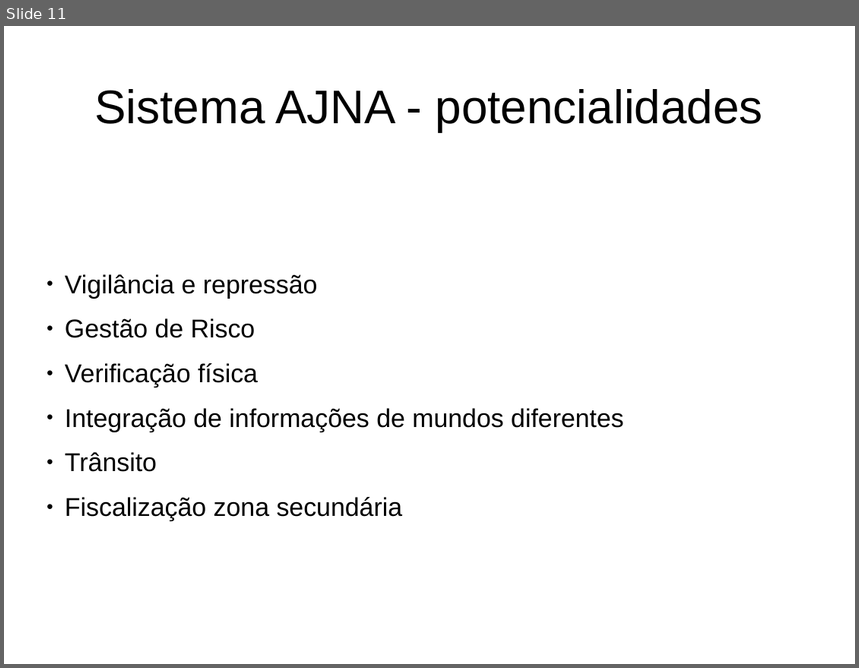
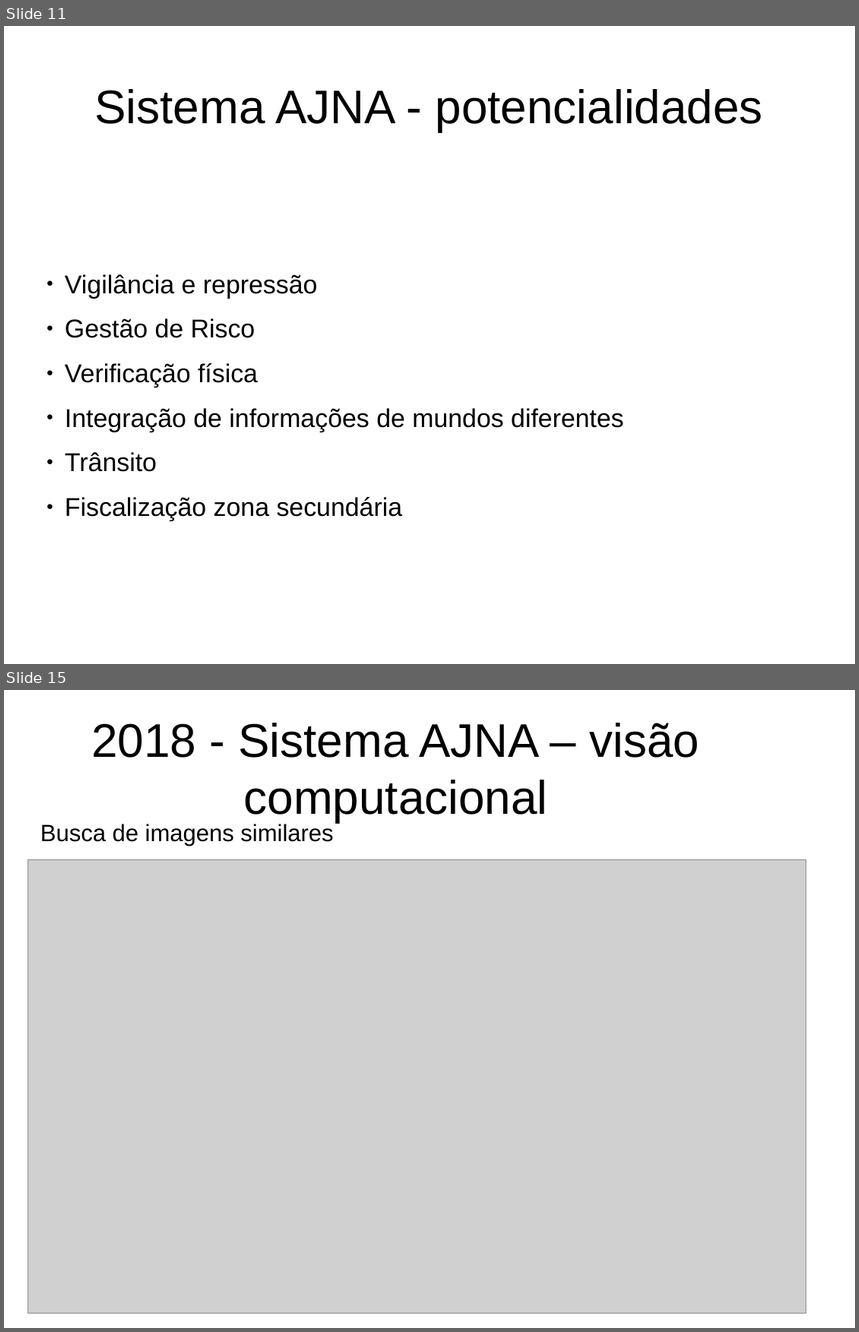
Before and after one commit to IvanBrasilico/ajna_docs, a slide deck: notebooks/Apresentacao201904(Gerencial).odp. Shown one above the other, each under a label of ours: slide 11 before the commit, slides 11 and 15 after it; the slides between them are not shown. The pictures are 859x668 and 859x1332 pixels, drawn with LibreOffice and Linux fonts; fonts in the diff are those of the drawing; grey boxes stand for pictures. Boxes give left, top, right and bottom in pixels: in the first picture for what was removed or moved away, otherwise in the second. Text is boxed around its words. In the diff, an @@ line names an element or a change of style, - is before the commit and + after.

```diff
--- a/notebooks/Apresentacao201904(Gerencial).odp
+++ b/notebooks/Apresentacao201904(Gerencial).odp
@@ slide 15 added at [4,690,855,1328], background #FFFFFF @@
@@ title added at [91,723,700,822], 44 pt, text #000000 @@
+2018 - Sistema AJNA – visão computacional
@@ subtitle added at [40,824,333,847], 22 pt, text #000000 @@
+Busca de imagens similares
@@ picture added at [28,860,807,1313] @@
```
Also in this commit, not shown: 3 other slides added, 1 other file.
